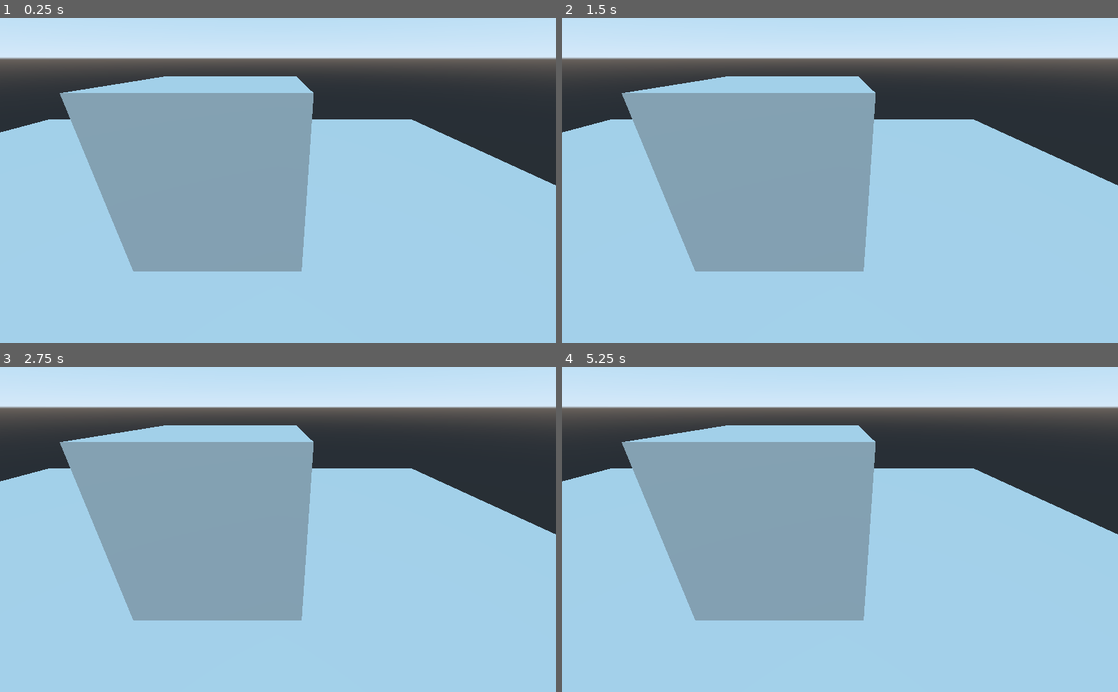
Above: before the commit, frames 1-4 (two rows, left to right).
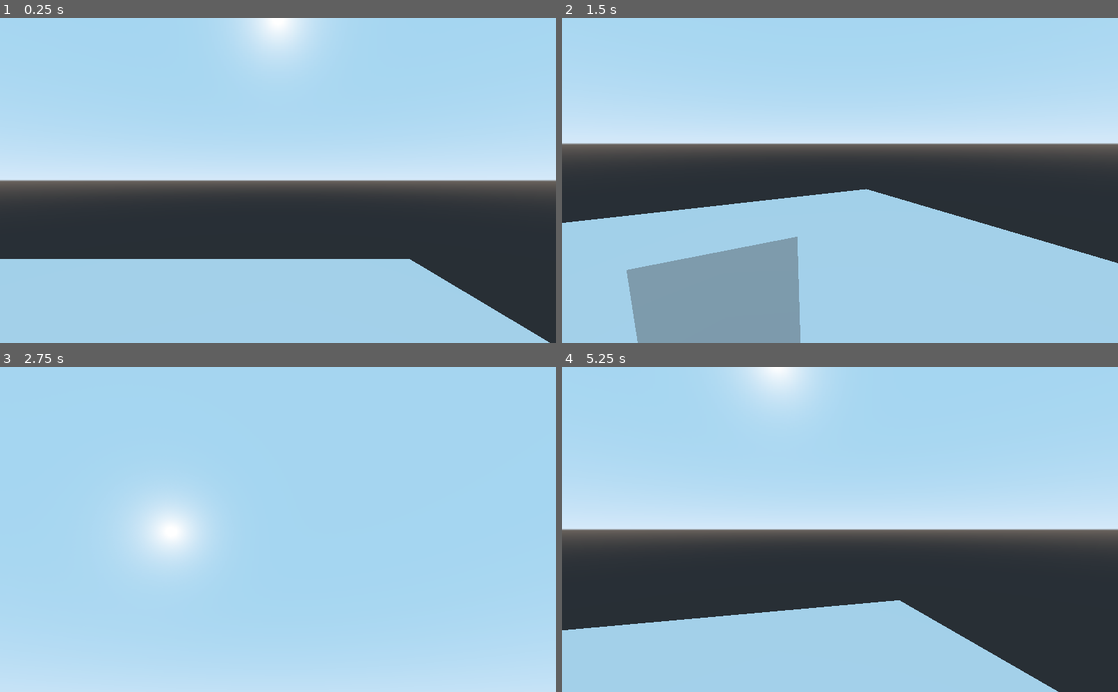
Above: after the commit, the same moments.

Repository: VPJPeltonen/MiniJam57
Game: Godot game, scene res://Scenes/vpjtestscene.tscn
The game is run twice, just before and just after one commit, with the same random seed, the same clock (stepped at 60 frames per second) and the same inputs. The project has no main scene, so this scene is started directly.
Inputs (mouse positions are in pixels of both pictures, inside the frame that each line leads up to):
- Up to frame 1 (0.25 s): no input
- Up to frame 2 (1.5 s): tap Enter at 0.5 s; move the mouse to (962, 164) at 0.52 s; tap Space at 1.25 s; move the mouse to (728, 196) at 1.27 s
- Up to frame 3 (2.75 s): tap Enter at 2 s; move the mouse to (333, 458) at 2.02 s
- Up to frame 4 (5.25 s): tap Space at 2.75, 4.25 s; move the mouse to (812, 594) at 2.77 s; tap Enter at 3.5 s; move the mouse to (1006, 578) at 3.52 s; move the mouse to (673, 480) at 4.27 s; move the mouse to (867, 529) at 5.02 s

The runs differ from the first frame. In frame 1, 71% of the frame differs, in the area x 0-100%, y 0-100%; in frame 2, 69%; in frame 3, 54%; in frame 4, 75%.

Commit message:
mouselook done

Diff:
--- a/Scenes/vpjtestscene.tscn
+++ b/Scenes/vpjtestscene.tscn
@@ -1,20 +1,45 @@
-[gd_scene load_steps=3 format=2]
+[gd_scene load_steps=5 format=2]
 
-[sub_resource type="CubeMesh" id=1]
+[ext_resource path="res://Scripts/FPS_controller.gd" type="Script" id=1]
 
-[sub_resource type="QuadMesh" id=2]
+[sub_resource type="BoxShape" id=1]
+
+[sub_resource type="CubeMesh" id=2]
+
+[sub_resource type="CapsuleShape" id=3]
 
 [node name="Spatial" type="Spatial"]
 
-[node name="MeshInstance" type="MeshInstance" parent="."]
-transform = Transform( 1, 0, 0, 0, 1, 0, 0, 0, 1, 1.91409, 1.74084, 0 )
-mesh = SubResource( 1 )
-material/0 = null
+[node name="RigidBody" type="StaticBody" parent="."]
 
-[node name="MeshInstance2" type="MeshInstance" parent="."]
-transform = Transform( 20, 0, 0, 0, 2.38498e-07, 20, 0, -20, 2.38498e-07, 0, 0, 0 )
+[node name="CollisionShape" type="CollisionShape" parent="RigidBody"]
+transform = Transform( 10, 0, 0, 0, 1, 0, 0, 0, 10, 0, 0, 0 )
+shape = SubResource( 1 )
+
+[node name="MeshInstance" type="MeshInstance" parent="RigidBody"]
+transform = Transform( 10, 0, 0, 0, 1, 0, 0, 0, 10, 0, 0, 0 )
 mesh = SubResource( 2 )
 material/0 = null
 
-[node name="Camera" type="Camera" parent="."]
-transform = Transform( 1, 0, 0, 0, 0.884874, 0.465831, 0, -0.465831, 0.884874, 2.63255, 2.98435, 2.93731 )
+[node name="RigidBody2" type="RigidBody" parent="."]
+transform = Transform( 1, 0, 0, 0, 1, 0, 0, 0, 1, 0, 3.22241, 0 )
+
+[node name="CollisionShape" type="CollisionShape" parent="RigidBody2"]
+shape = SubResource( 1 )
+
+[node name="MeshInstance" type="MeshInstance" parent="RigidBody2"]
+mesh = SubResource( 2 )
+material/0 = null
+
+[node name="Player" type="KinematicBody" parent="."]
+transform = Transform( 1, 0, 0, 0, 1, 0, 0, 0, 1, 4.30804, 3.70362, 0 )
+script = ExtResource( 1 )
+
+[node name="CollisionShape" type="CollisionShape" parent="Player"]
+transform = Transform( 1, 0, 0, 0, -1.62921e-07, -1, 0, 1, -1.62921e-07, 0, 0, 0 )
+shape = SubResource( 3 )
+
+[node name="Head" type="Spatial" parent="Player"]
+transform = Transform( 1, 0, 0, 0, 1, 0, 0, 0, 1, -0.0191021, 0.705868, 0.0407761 )
+
+[node name="Camera" type="Camera" parent="Player/Head"]
--- /dev/null
+++ b/Scripts/FPS_controller.gd
@@ -0,0 +1,16 @@
+extends KinematicBody
+
+var mouse_sens = 0.3
+
+func _ready():
+	Input.set_mouse_mode(Input.MOUSE_MODE_HIDDEN)
+
+func _input(event):
+	if event is InputEventMouseMotion:
+		#sideways rotation
+		$Head.rotate_y(deg2rad(-event.relative.x * mouse_sens))
+
+		#up down rotationt, clamped so you cant look too up or down
+		var x_rot = -event.relative.y * mouse_sens
+		x_rot = clamp(x_rot,-90,90)
+		$Head/Camera.rotate_x(deg2rad(x_rot))
